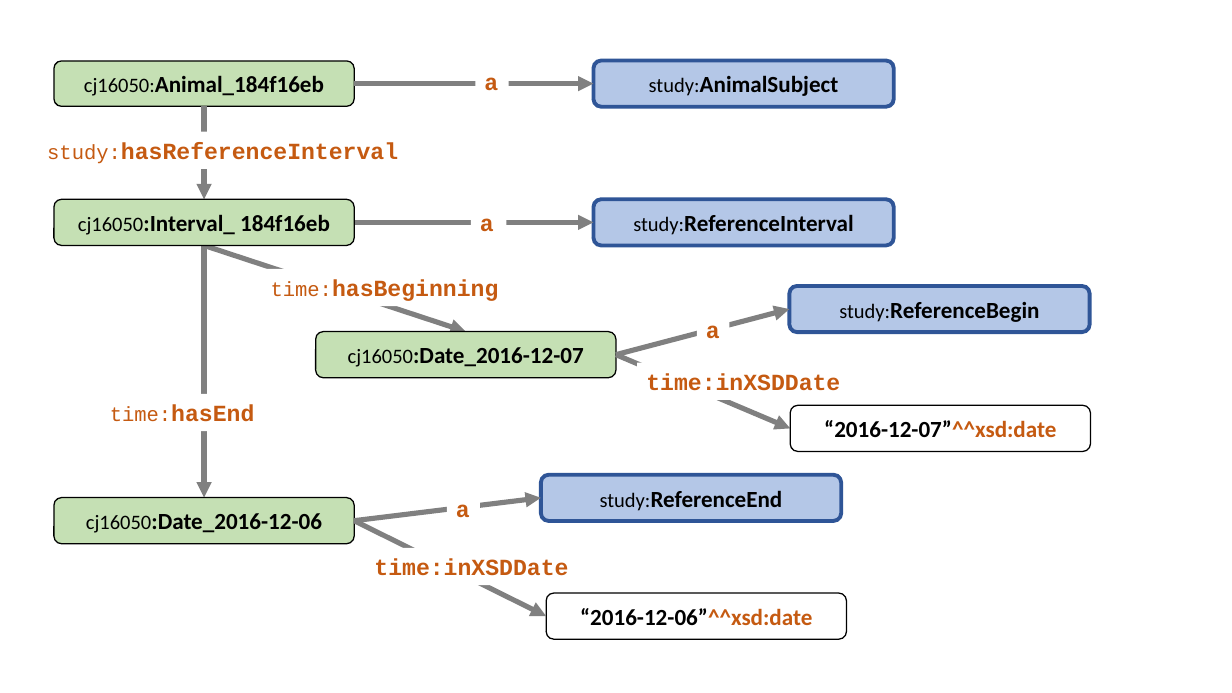
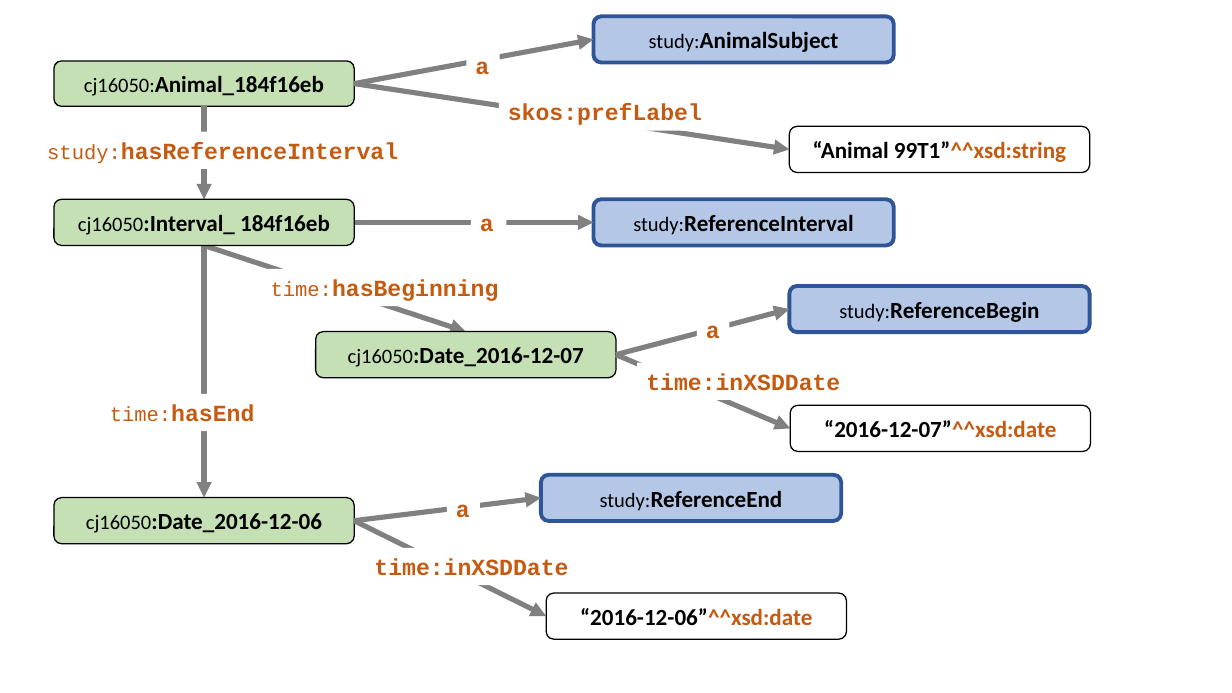
Before and after one commit to phuse-org/SENDConform, a slide deck: slide 3 of doc/images/ImageSources.pptx. Drawn at 1232x693 pixels with LibreOffice and Linux fonts; fonts in the diff are those of the drawing. Boxes give left, top, right and bottom in pixels: in the first picture for what was removed or moved away, otherwise in the second. Text is boxed around its words. In the diff, an @@ line names an element or a change of style, - is before the commit and + after.

```diff
--- a/doc/images/ImageSources.pptx
+++ b/doc/images/ImageSources.pptx
@@ rounded rectangle "study:AnimalSubject": place and size @@
-rounded rectangle "study:AnimalSubject" at box(593, 61, 894, 107)
+rounded rectangle "study:AnimalSubject" at box(593, 17, 894, 63)
@@ arrow moved from (354, 83) - (593, 83) to (354, 83) - (593, 40) @@
@@ text "a": place and size @@
-text "a" at box(484, 77, 498, 91)
+text "a" at box(475, 61, 489, 75)
@@ arrow added from (354, 83) to (789, 150), #808080 4 pt @@
@@ text added at box(508, 104, 702, 125), 18 pt, text #C55A11, bold @@
+skos:prefLabel
@@ rounded rectangle added at box(789, 127, 1090, 173), fill #FFFFFF, outline #000000 1 pt, 18 pt, text #000000, bold @@
+“Animal 99T1”^^xsd:string
```
Also in this commit, not shown: 14 other files.
